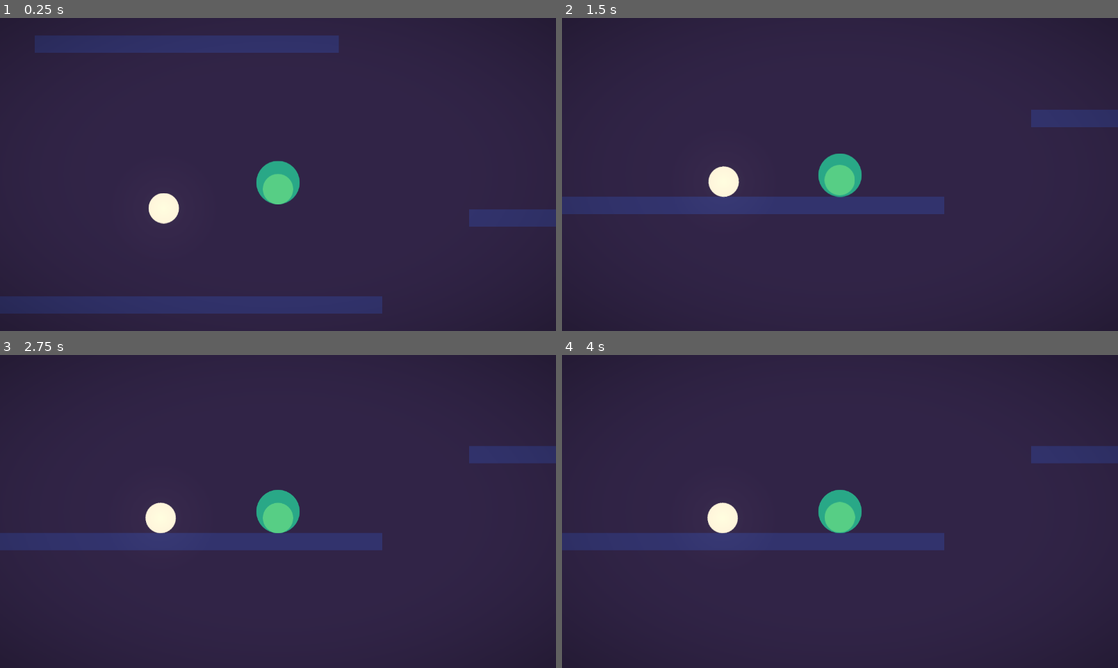
Above: before the commit, frames 1-4 (two rows, left to right).
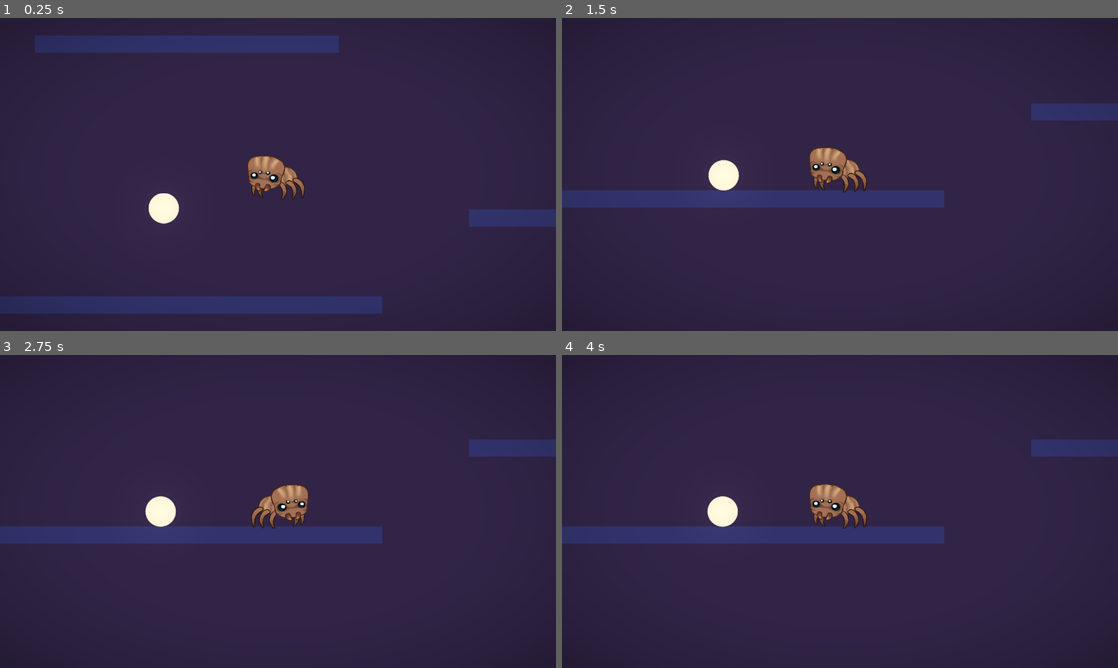
Above: after the commit, the same moments.

Repository: taiseicee/Silken
Game: Godot game, scene res://scenes/levels/level_test.tscn
Two runs of this game, one before a commit and one after it. Both use one fixed random seed, a clock stepped at 60 frames per second and the inputs below. The engine's default icon, where the game draws it, is replaced by a stand-in: a white triangle on a blue panel in a dark square.
Inputs:
- Up to frame 1 (0.25 s): no input
- Up to frame 2 (1.5 s): hold D from 0.53 s (still down); tap 1 at 0.6 s; tap W at 0.77 s; tap 2 at 1.35 s
- Up to frame 3 (2.75 s): tap W at 1.52 s; release D at 2.03 s; hold A from 2.03 s (still down); tap 3 at 2.1 s
- Up to frame 4 (4 s): tap Enter at 2.75 s; release A at 2.78 s; hold D from 2.78 s (still down); tap 4 at 2.85 s; tap W at 3.02, 3.77 s; tap 5 at 3.6 s

The runs differ from the first frame. In frame 1, 1.2% of the frame differs, in the area x 44-55%, y 43-60%; in frame 2, 4.7%; in frame 3, 4.8%; in frame 4, 4.9%, in the area x 0-100%, y 27-63%.

Commit message:
Added Head and Body Turn + Player Bug Fixes

Diff:
--- a/scenes/player/player.tscn
+++ b/scenes/player/player.tscn
@@ -13,8 +13,9 @@
 [ext_resource type="Script" path="res://src/player/states/move/move_idle.gd" id="7_1sxsp"]
 [ext_resource type="Script" path="res://src/player/states/move/move_swing.gd" id="7_uinno"]
 
-[sub_resource type="CircleShape2D" id="CircleShape2D_cwxsp"]
-radius = 50.01
+[sub_resource type="CapsuleShape2D" id="CapsuleShape2D_nrpg7"]
+radius = 35.0
+height = 122.0
 
 [node name="player" type="RigidBody2D"]
 collision_mask = 9
@@ -23,20 +24,28 @@
 script = ExtResource("1_x0jux")
 
 [node name="collision_shape" type="CollisionShape2D" parent="."]
-shape = SubResource("CircleShape2D_cwxsp")
+rotation = 1.5708
+shape = SubResource("CapsuleShape2D_nrpg7")
 
 [node name="player_body" type="Sprite2D" parent="."]
+scale = Vector2(0.25, 0.25)
 texture = ExtResource("2_c4p3d")
 
 [node name="player_head" type="Sprite2D" parent="."]
+scale = Vector2(0.18, 0.18)
 texture = ExtResource("3_j5tx3")
-offset = Vector2(0, 15)
+offset = Vector2(-150, -125)
 
-[node name="movement_comp" type="Node" parent="."]
+[node name="movement_comp" type="Node2D" parent="."]
 script = ExtResource("3_no4fu")
 
 [node name="key_manager" type="Node" parent="movement_comp"]
 script = ExtResource("3_kta7w")
+
+[node name="ray_cast_down" type="RayCast2D" parent="movement_comp"]
+target_position = Vector2(0, 40)
+collision_mask = 8
+collide_with_areas = true
 
 [node name="move_machine" type="Node" parent="." node_paths=PackedStringArray("start_state")]
 script = ExtResource("5_1spff")
--- a/src/player/movement_comp.gd
+++ b/src/player/movement_comp.gd
@@ -1,9 +1,11 @@
-extends Node
+extends Node2D
 
 @onready var character: RigidBody2D = $".."
 @onready var key_manager: Node = $key_manager
 
-var gravity: float = ProjectSettings.get_setting("physics/2d/default_gravity")
+@onready var character_body: Sprite2D = $"../player_body"
+@onready var character_head: Sprite2D = $"../player_head"
+@onready var ray_cast_down: RayCast2D = $ray_cast_down
 
 var first_key
 var second_key
@@ -13,7 +15,9 @@
 var pivot_point: Vector2
 @export var web_length_multiplier_x = 30
 @export var web_length_multiplier_y = 90
-@export var mass: float = 1
+
+@export var head_turn_speed: float = 10
+@export var head_turn_distance: float = 10
 
 func shoot():
 	var first_key_location = key_manager.get_key_location(first_key)
@@ -27,12 +31,31 @@
 	pivot_point = character.global_position + web_length * web_direction
 	character.spawn_web.emit(pivot_point)
 
+
+func in_shoot_turn(delta):
+	var direction_to_web: Vector2 = (web_direction * web_length)
+	character_head.flip_h = direction_to_web.x > 0
+	character_body.flip_h = direction_to_web.x > 0
+	if direction_to_web.x * character_head.offset.x < 0:
+		character_head.offset.x *= -1
+	character_head.position = character_head.position.lerp(direction_to_web.normalized() * head_turn_distance, delta * head_turn_speed)
+
+func in_swing_turn(delta):
+	character_head.flip_h = character.linear_velocity.x > 0
+	character_body.flip_h = character.linear_velocity.x > 0
+	if character.linear_velocity.x * character_head.offset.x < 0:
+		character_head.offset.x *= -1
+	character_head.position = character_head.position.lerp(Vector2.ZERO, delta * head_turn_speed)
+
+func head_return(delta):
+	character_head.position = character_head.position.lerp(Vector2.ZERO, delta * head_turn_speed)
+
 func swing():
 	character.swinging.emit(pivot_point, web_length)
 	character.gravity_scale = 1
 
 func is_on_floor() -> bool:
-	return false
+	return ray_cast_down.is_colliding()
 
 func set_first_key(key: Key) -> bool:
 	#print("First Key:")
--- a/src/player/states/move/move_fall.gd
+++ b/src/player/states/move/move_fall.gd
@@ -2,7 +2,7 @@
 
 func enter_state():
 	super()
-	#print("Move Machine > Fall State")
+	print("Move Machine > Fall State")
 	character.gravity_scale = 1
 
 func process_physics(_delta: float):
@@ -10,5 +10,6 @@
 		state_transition.emit(self, "move_idle")
 		character.gravity_scale = 0
 		return
+
 	if character.can_swing:
 		state_transition.emit(self, "move_swing")
--- a/src/player/states/move/move_idle.gd
+++ b/src/player/states/move/move_idle.gd
@@ -2,12 +2,10 @@
 
 func enter_state():
 	super()
-	#print("Move Machine > Idle State")
+	print("Move Machine > Idle State")
 	character.gravity_scale = 0
 
 func process_physics(_delta: float):
-	if movement_comp.is_on_floor():
-		return
 	if character.can_swing:
 		state_transition.emit(self, "move_swing")
 		return
--- a/src/player/states/move/move_swing.gd
+++ b/src/player/states/move/move_swing.gd
@@ -2,7 +2,7 @@
 
 func enter_state():
 	super()
-	#print("Move Machine > Swing State")
+	print("Move Machine > Swing State")
 	movement_comp.swing()
 	character.gravity_scale = 1
 
--- a/src/player/states/web/web_aim.gd
+++ b/src/player/states/web/web_aim.gd
@@ -1,14 +1,11 @@
 extends State
-
-@onready var player_head: Sprite2D = $"../../player_head"
-@export var head_turn_speed: float = 10
 
 func enter_state():
 	super()
-	#print("Web Machine > Aim State")
+	print("Web Machine > Aim State")
 
 func process_frame(delta: float):
-	player_head.position = player_head.position.lerp(Vector2.ZERO, delta * head_turn_speed)
+	movement_comp.head_return(delta)
 
 func process_input(event: InputEvent):
 	if not Input.is_key_pressed(movement_comp.first_key):
--- a/src/player/states/web/web_idle.gd
+++ b/src/player/states/web/web_idle.gd
@@ -2,7 +2,10 @@
 
 func enter_state():
 	super()
-	#print("Web Machine > Idle State")
+	print("Web Machine > Idle State")
+
+func process_frame(delta: float):
+	movement_comp.head_return(delta)
 
 func process_input(event: InputEvent):
 	super(event)
--- a/src/player/states/web/web_shoot.gd
+++ b/src/player/states/web/web_shoot.gd
@@ -1,16 +1,15 @@
 extends State
-
-@onready var player_head: Sprite2D = $"../../player_head"
-@export var head_turn_speed: float = 10
 
 func enter_state():
 	super()
-	#print("Web Machine > Shoot State")
+	print("Web Machine > Shoot State")
 	movement_comp.shoot()
 
 func process_frame(delta: float):
-	var direction_to_web: Vector2 = (movement_comp.web_direction * movement_comp.web_length) + player_head.offset
-	player_head.position = player_head.position.lerp(direction_to_web.normalized() * 15, delta * head_turn_speed)
+	if character.move_machine.is_in_state("move_swing"):
+		movement_comp.in_swing_turn(delta)
+	elif character.move_machine.is_in_state("move_idle") or character.move_machine.is_in_state("move_fall"):
+		movement_comp.in_shoot_turn(delta)
 
 func process_input(_event: InputEvent):
 	if Input.is_key_pressed(movement_comp.first_key) && Input.is_key_pressed(movement_comp.second_key):
Binary file changed: assets/graphics/player/silken_player_body.png
Binary file changed: assets/graphics/player/silken_player_head.png
